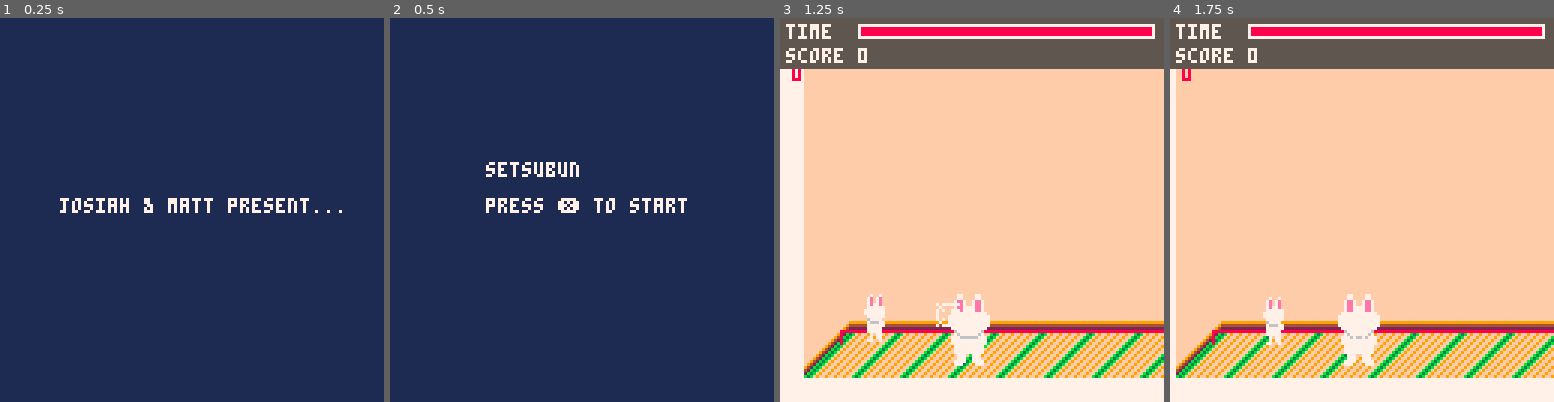
Above: before the commit, frames 1-4 (left to right).
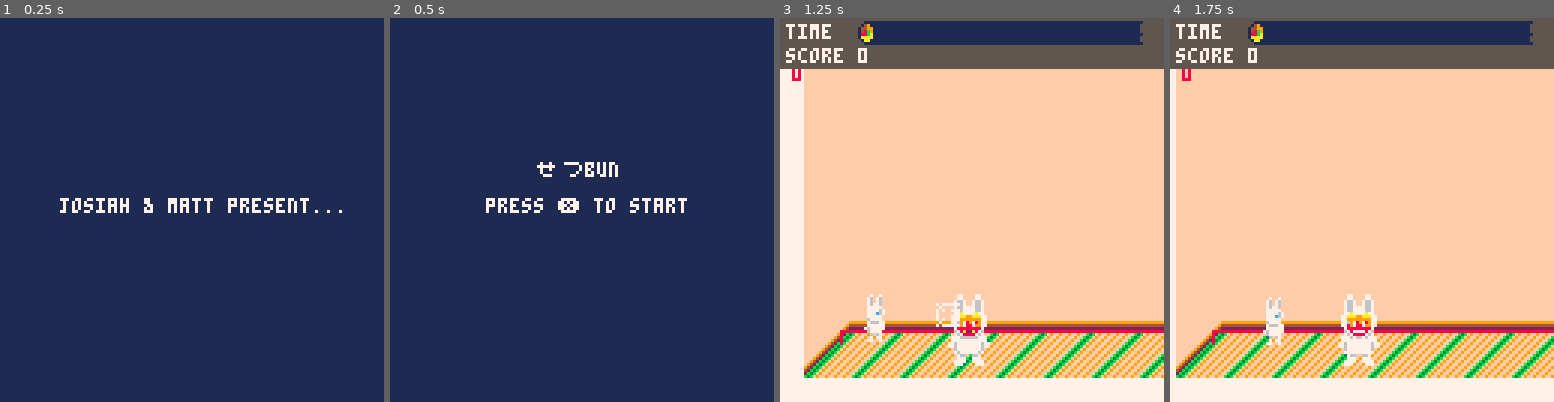
Above: after the commit, the same moments.

Repository: josiahp/setsubun
Game: PICO-8 cartridge setsubun.p8
Same seed, same stepped clock (60 frames per second), same inputs: the game is played once before the commit and once after it.
Inputs:
- Up to frame 1 (0.25 s): no input
- Up to frame 2 (0.5 s): tap X (X key) at 0.33 s
- Up to frame 3 (1.25 s): tap X (X key) at 1.07 s
- Up to frame 4 (1.75 s): hold Right from 1.6 s (still down)

Frame 1 is identical in both runs. In frame 2, 0.6% of the frame differs, in the area x 25-60%, y 37-42%; in frame 3, 5.4%, in the area x 20-98%, y 0-89%; in frame 4, 5.4%.

Commit message:
add mask, japanese title, add graphics

Diff:
--- a/setsubun.p8
+++ b/setsubun.p8
@@ -86,7 +86,7 @@
  function scn.draw(s)
   cls(1)
   color(7)
-  print("setsubun", 32, 48)
+  print("せつbun", 49, 48)
   print("press ❎ to start", 32, 60)
  end
 
@@ -235,6 +235,8 @@
   end,
   draw=function(d)
    spr(1,d.x-8,d.y-12,2,3,false,false)
+   --dad's mask
+   spr(19,d.x-4,d.y-6)
   end,
  }
  return dad
@@ -586,6 +588,9 @@
  fg=7,
  border=7,
  accent=8,
+
+ ehomaki=1,
+ transparent=7,
 }
 
 function hud_draw(remaining_time,score)
@@ -603,11 +608,13 @@
 
  x+=24
 
- local w,h=128-4-x,4
+ local w,h=128-12-x,7
  local fac=remaining_time/game_time
- boxfill(x,y,w,h,palette.bg_alt)
- boxfill(x,y,w*fac,h,palette.accent)
- box(x,y,w,h,palette.border)
+ palt(palette.transparent,true)
+ spr(40,x,y-1)
+ boxfill(x+8,y-1,-8+w*fac,h,palette.ehomaki)
+ spr(42,x+w*fac,y-1)
+ palt(palette.transparent,false)
 
  -- score
  x=2
Not shown, changed: 22 lines of the sprite sheet (__gfx__) section of setsubun.p8
